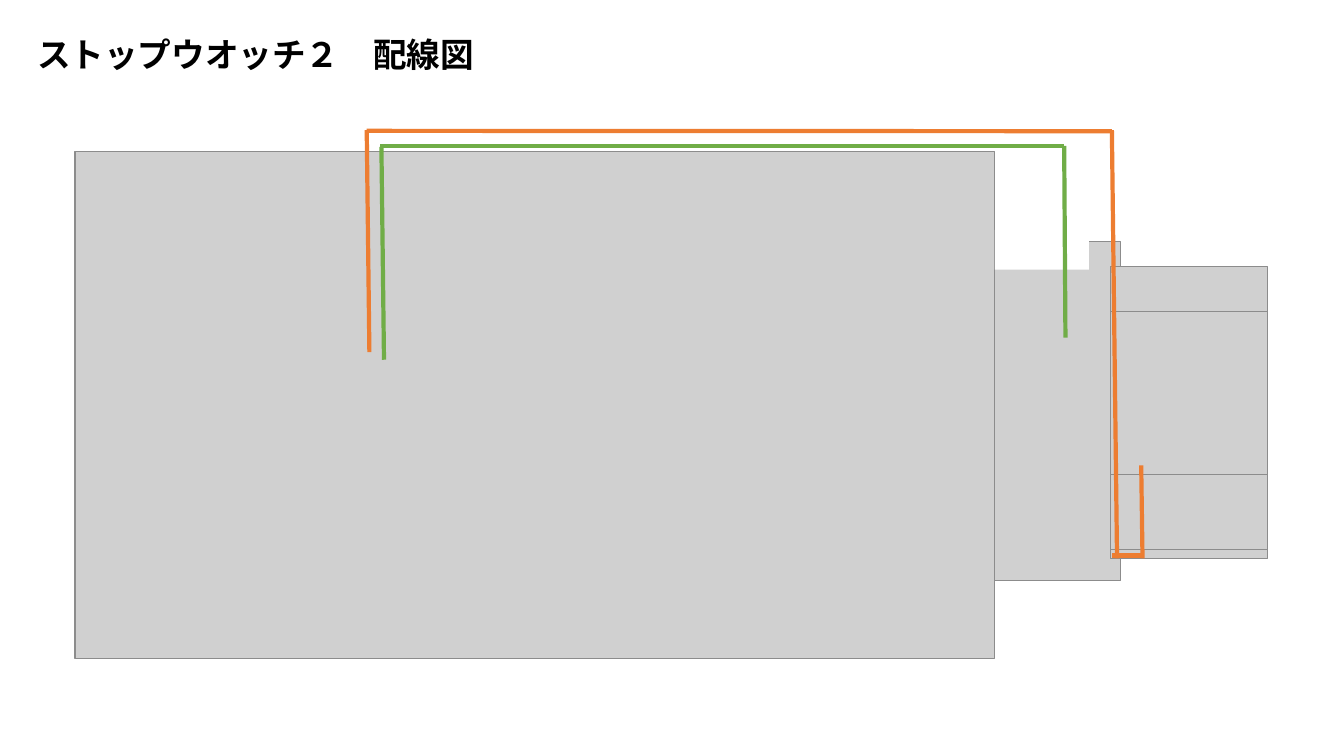
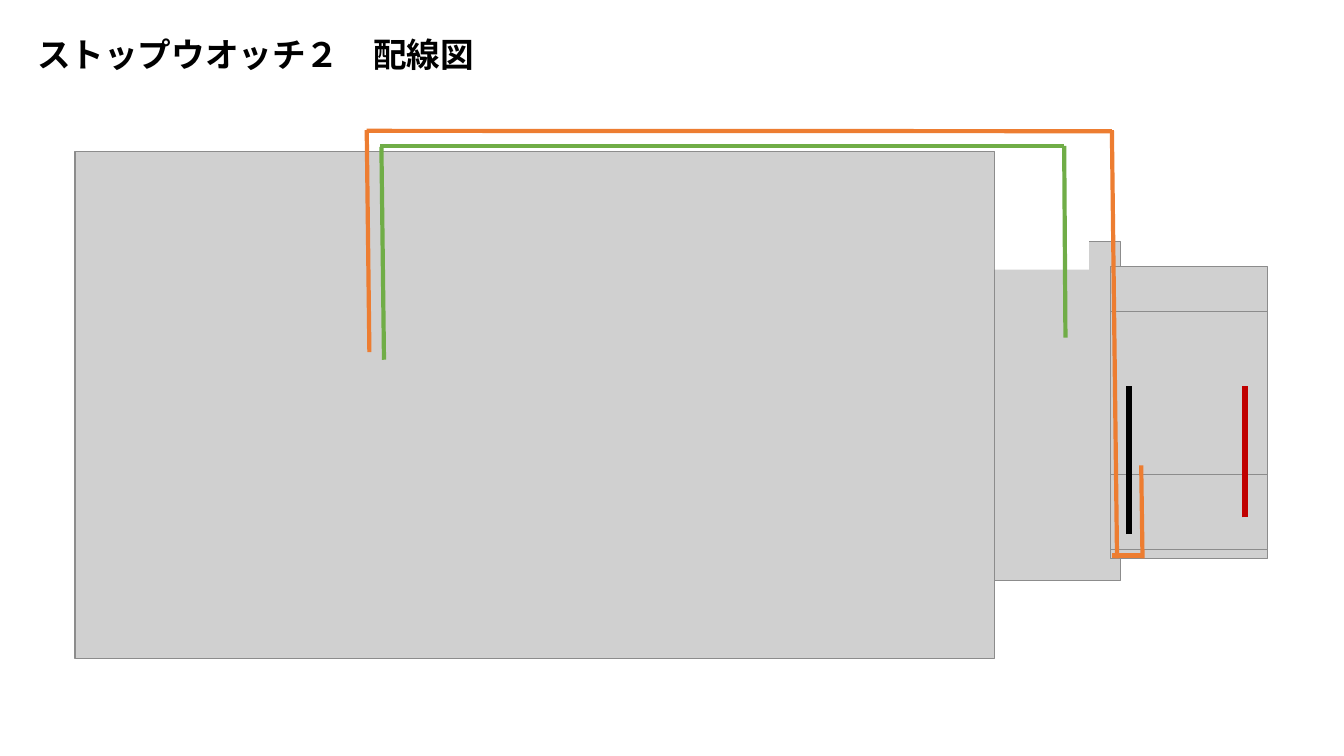
Before and after one commit to cloud8high/raspberrypi-python, a slide deck: slide 1 of stopwatch-2/diagram/diagram.pptx. Drawn at 1344x756 pixels with LibreOffice and Linux fonts; fonts in the diff are those of the drawing; grey boxes stand for pictures. Boxes give left, top, right and bottom in pixels: in the first picture for what was removed or moved away, otherwise in the second. Text is boxed around its words. In the diff, an @@ line names an element or a change of style, - is before the commit and + after.

```diff
--- a/stopwatch-2/diagram/diagram.pptx
+++ b/stopwatch-2/diagram/diagram.pptx
@@ line added from (1129, 534) to (1129, 386), #000000 4.5 pt @@
@@ line added from (1245, 517) to (1245, 386), #C00000 4.5 pt @@
```
Also in this commit, not shown: 1 other file.
